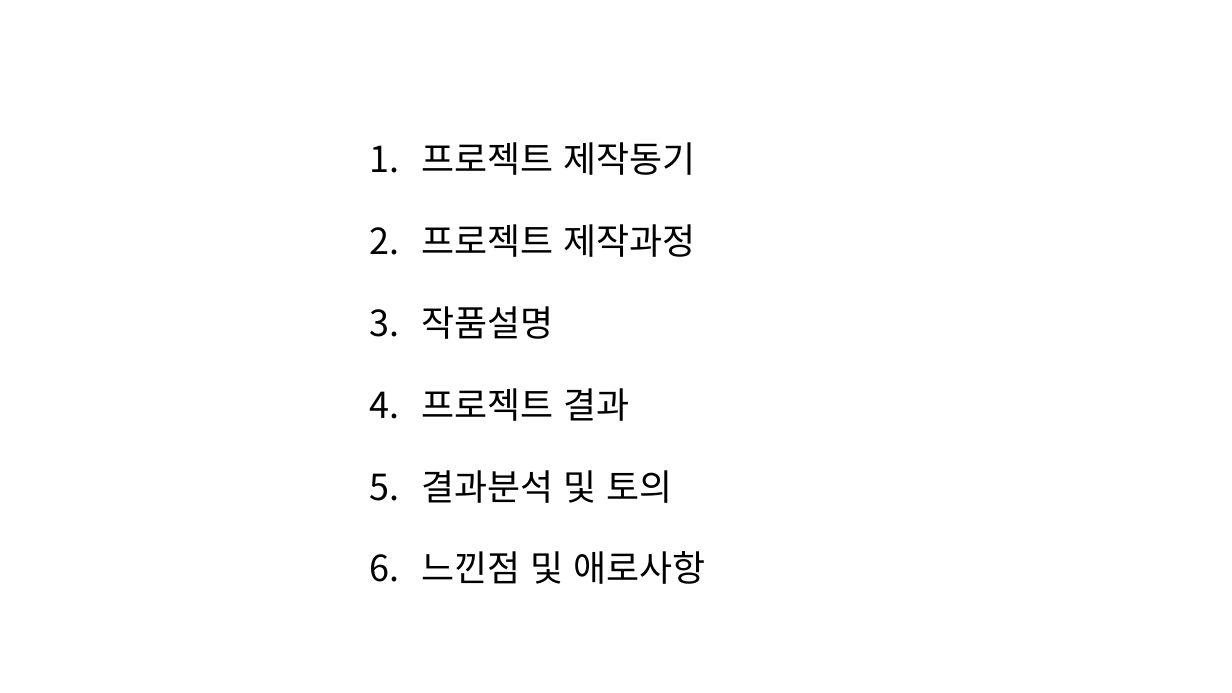
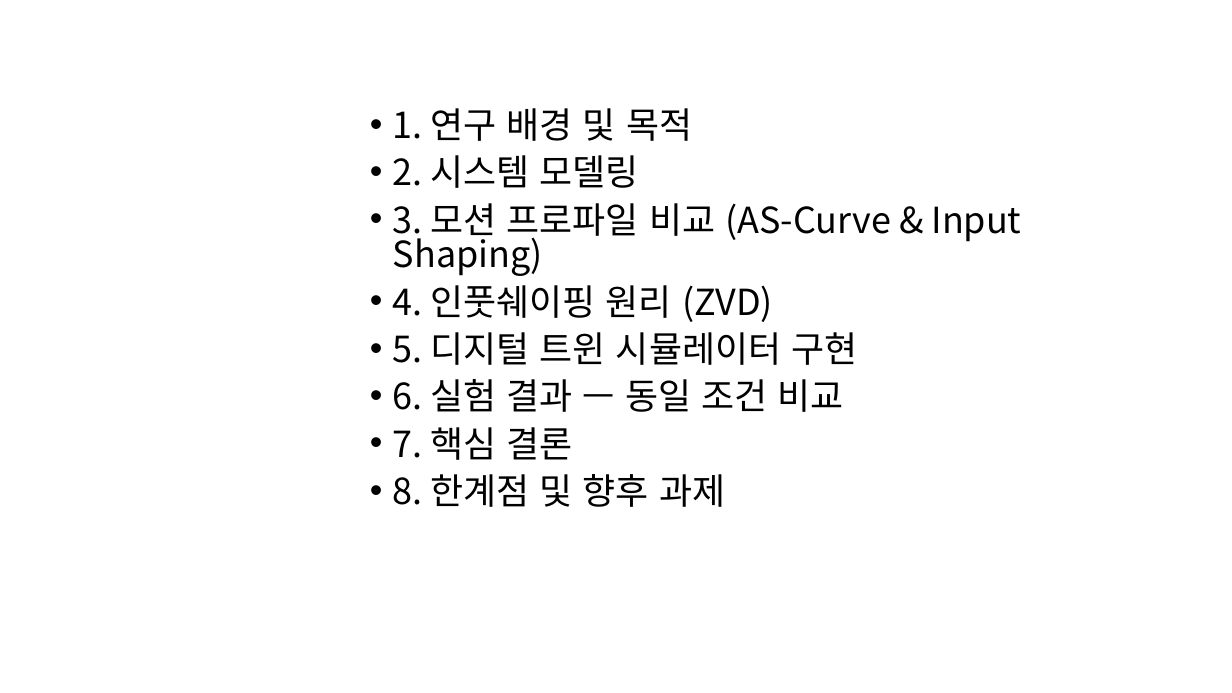
Before and after one commit to jamjambot123/PICKPLACEROBOT, a slide deck: slide 2 of [완성본] 2026년 산학프로젝트 최종보고 발표자료.pptx. Drawn at 1232x693 pixels with LibreOffice and Linux fonts; fonts in the diff are those of the drawing; background and template pictures are left out. Boxes give left, top, right and bottom in pixels: in the first picture for what was removed or moved away, otherwise in the second. Text is boxed around its words. In the diff, an @@ line names an element or a change of style, - is before the commit and + after.

```diff
--- a/[완성본] 2026년 산학프로젝트 최종보고 발표자료.pptx
+++ b/[완성본] 2026년 산학프로젝트 최종보고 발표자료.pptx
@@ text at (x1=393, y1=108, x2=1021, y2=507): text changed @@
-1. 프로젝트 제작동기
-2. 프로젝트 제작과정
-3. 작품설명
-4. 프로젝트 결과
-5. 결과분석 및 토의
-6. 느낀점 및 애로사항
+• 1. 연구 배경 및 목적
+• 2. 시스템 모델링
+• 3. 모션 프로파일 비교 (AS-Curve & Input Shaping)
+• 4. 인풋쉐이핑 원리 (ZVD)
+• 5. 디지털 트윈 시뮬레이터 구현
+• 6. 실험 결과 — 동일 조건 비교
+• 7. 핵심 결론
+• 8. 한계점 및 향후 과제
```
Also in this commit, not shown: 3 other slides changed, 6 slides added, 11 slides removed, 4 other files.
